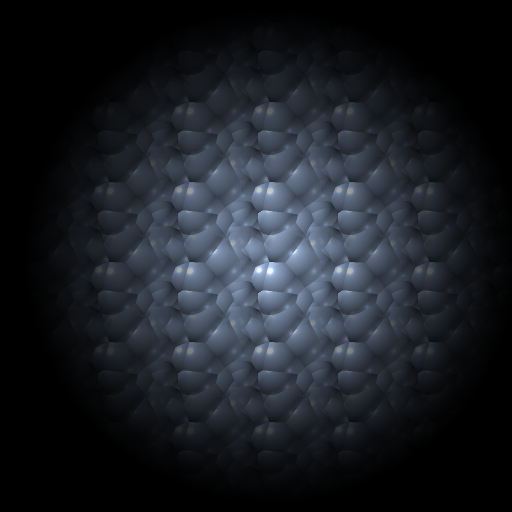
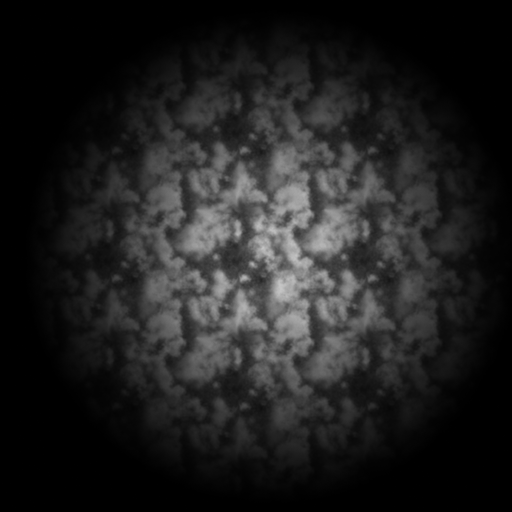
The second w=512, h=512 image is a revision of the first. Changes to its layers:
renamed "Background" to "Layer 2", painted on it over [left=32, top=18, right=512, bottom=495]
